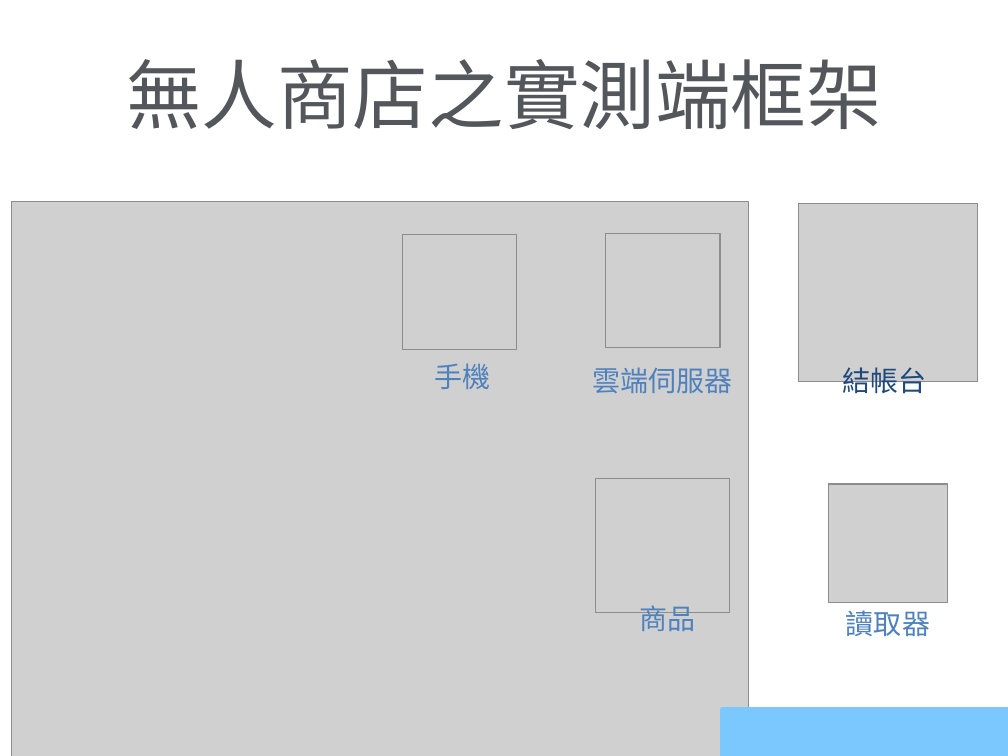
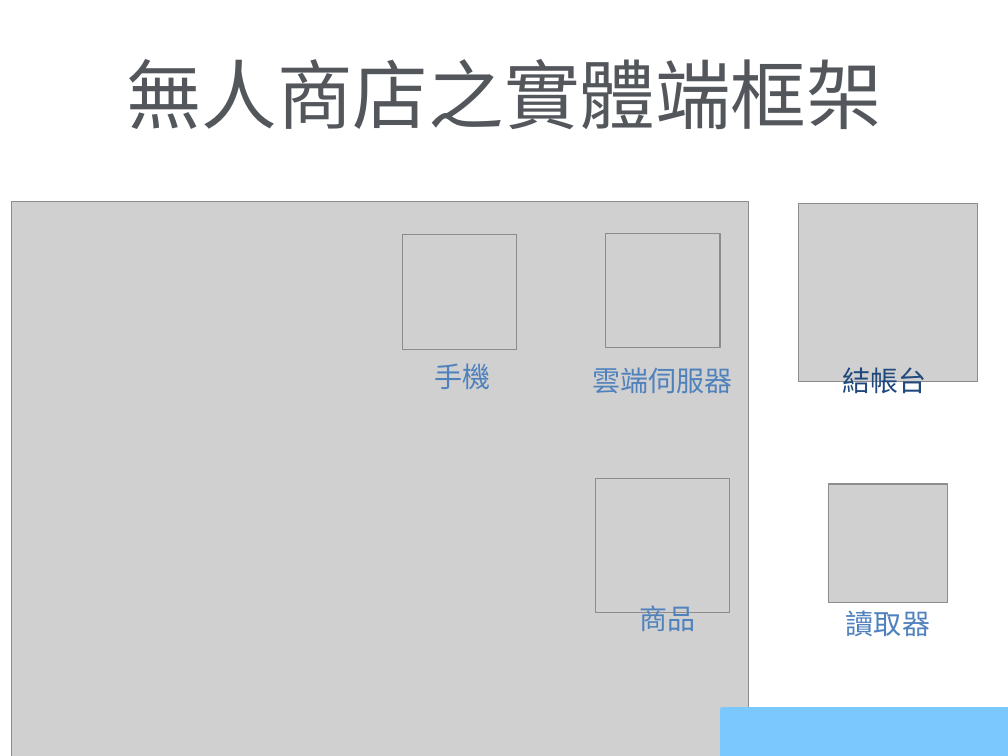
Before and after one commit to QINGSHURUNINDEXINGMING/PccuHW, a slide deck: slide 2 of 三下/資訊系統專題/資訊系統專題/無人商店架構圖.pptx. Drawn at 1008x756 pixels with LibreOffice and Linux fonts; fonts in the diff are those of the drawing; grey boxes stand for pictures. Boxes give left, top, right and bottom in pixels: in the first picture for what was removed or moved away, otherwise in the second. Text is boxed around its words. In the diff, an @@ line names an element or a change of style, - is before the commit and + after.

```diff
--- a/三下/資訊系統專題/資訊系統專題/無人商店架構圖.pptx
+++ b/三下/資訊系統專題/資訊系統專題/無人商店架構圖.pptx
@@ text at [126,59,882,129]: text changed @@
-無人商店之實測端框架
+無人商店之實體端框架
```
Also in this commit, not shown: 2 other slides changed, 4 other files.
